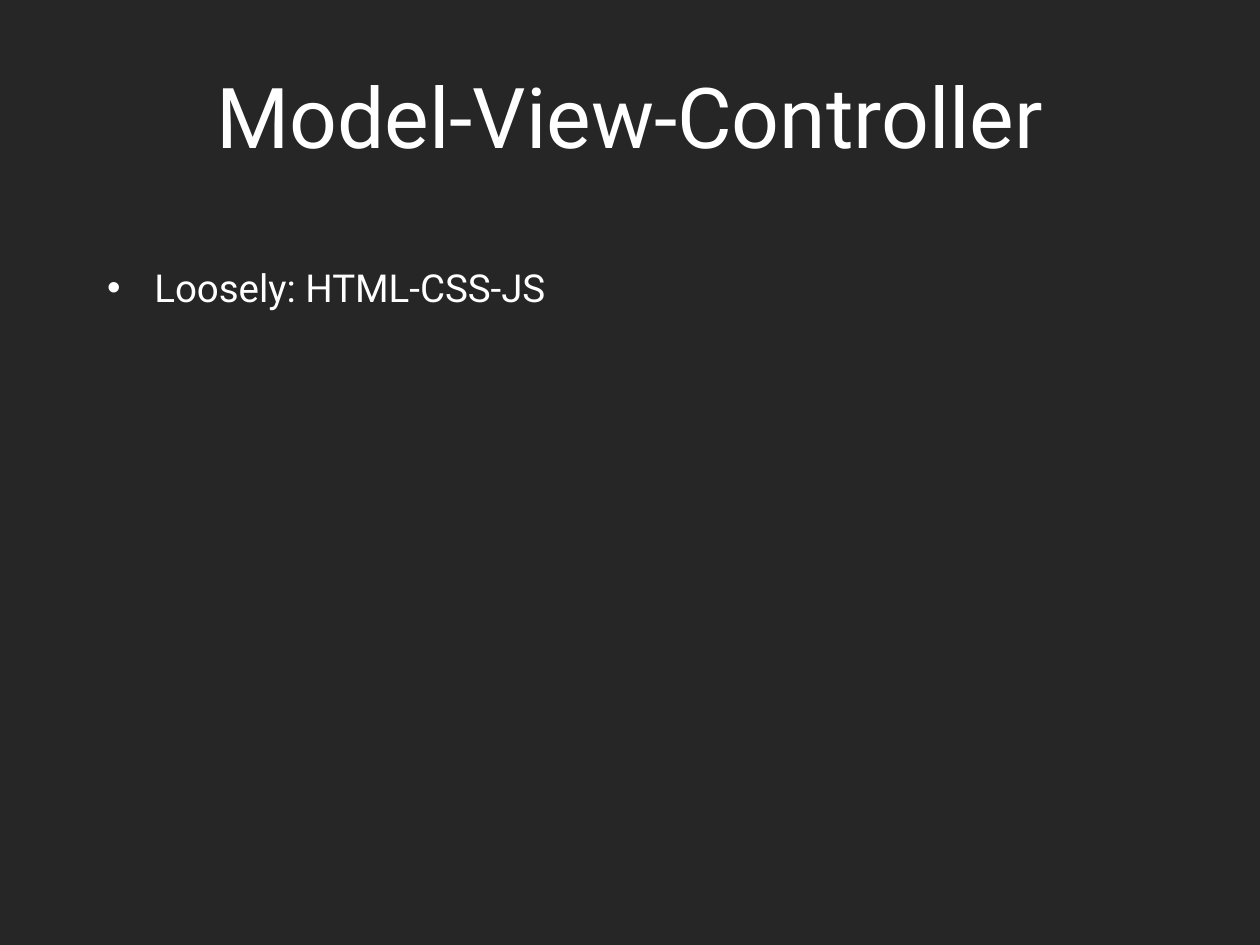
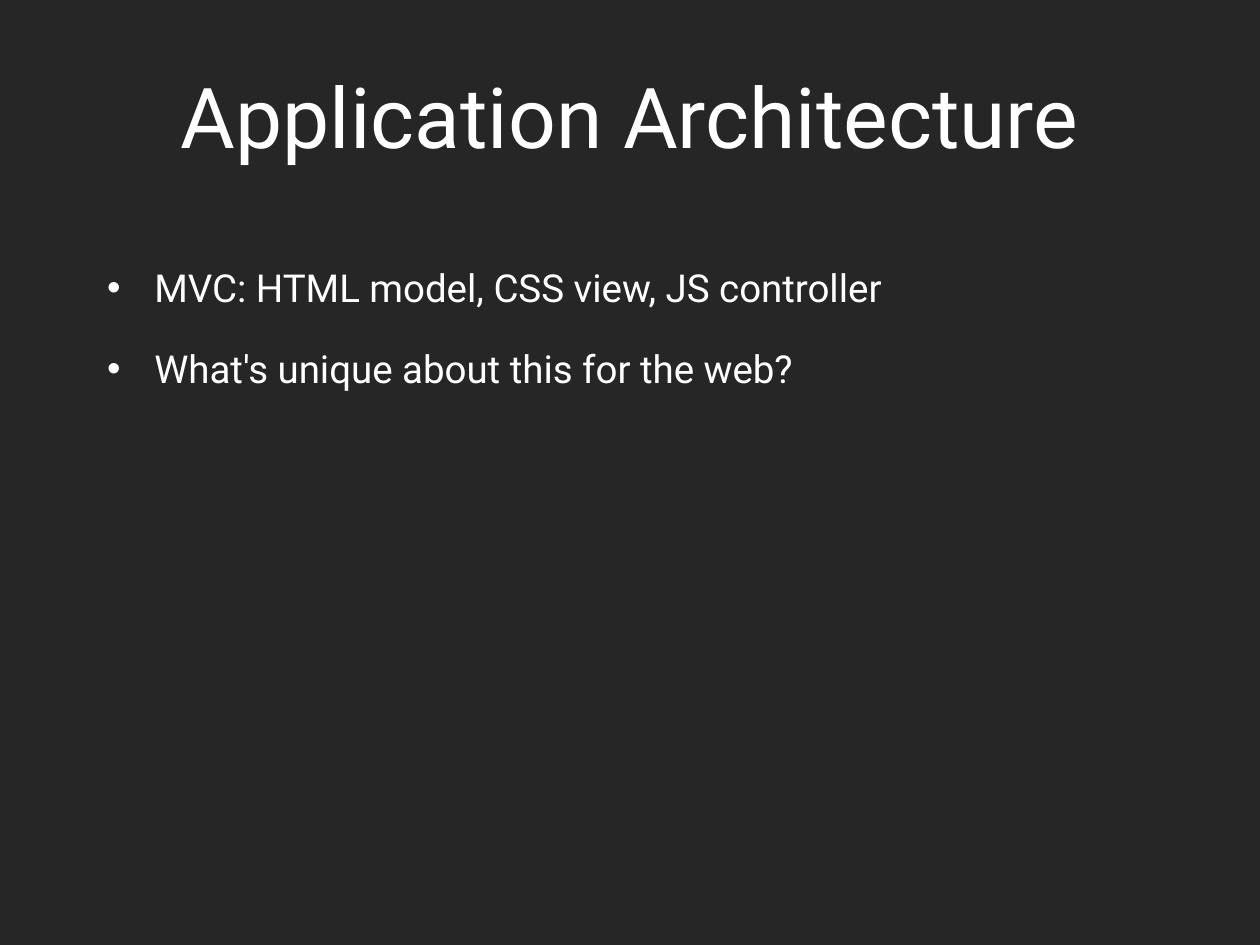
Before and after one commit to dantasse/ssuiweb2014, a slide deck: slide 22 of week13/week13.pptx (slide 14 before the commit). Drawn at 1260x945 pixels with LibreOffice and Linux fonts; fonts in the diff are those of the drawing. Boxes give left, top, right and bottom in pixels: in the first picture for what was removed or moved away, otherwise in the second. Text is boxed around its words. In the diff, an @@ line names an element or a change of style, - is before the commit and + after.

```diff
--- a/week13/week13.pptx
+++ b/week13/week13.pptx
@@ title at (181, 85, 1078, 165): text changed @@
-Model-View-Controller
+Application Architecture
@@ text at (154, 273, 881, 391): text changed @@
-• Loosely: HTML-CSS-JS
+• MVC: HTML model, CSS view, JS controller
+• What's unique about this for the web?
```
Also in this commit, not shown: 5 other slides changed, 11 slides added, 2 slides removed, 2 other files.
